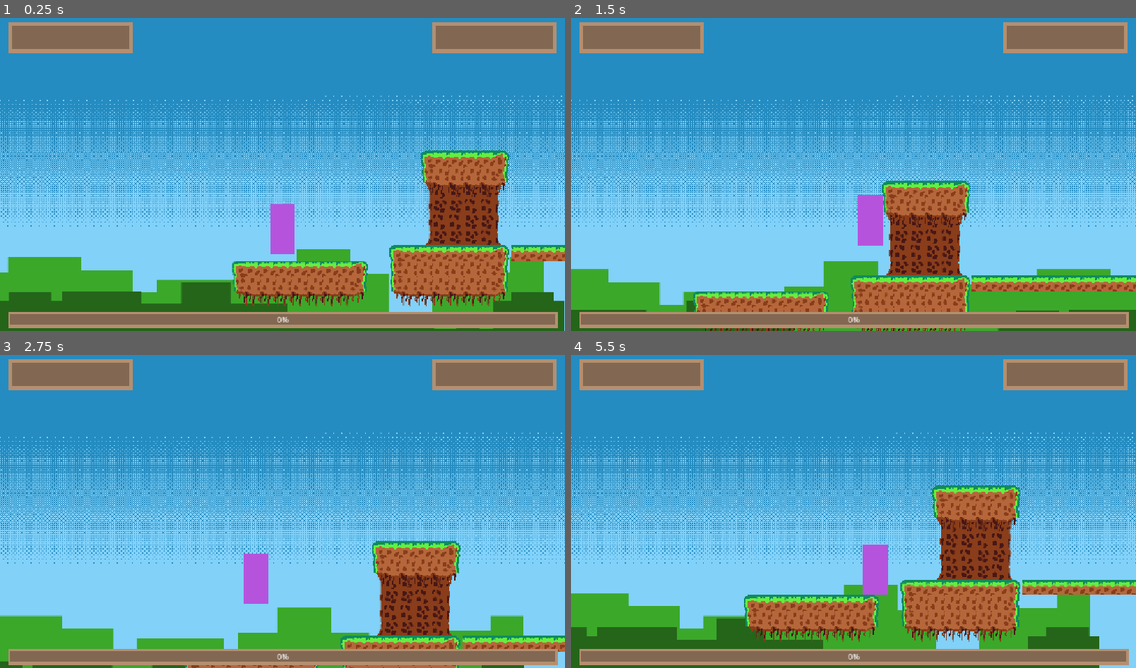
Above: before the commit, frames 1-4 (two rows, left to right).
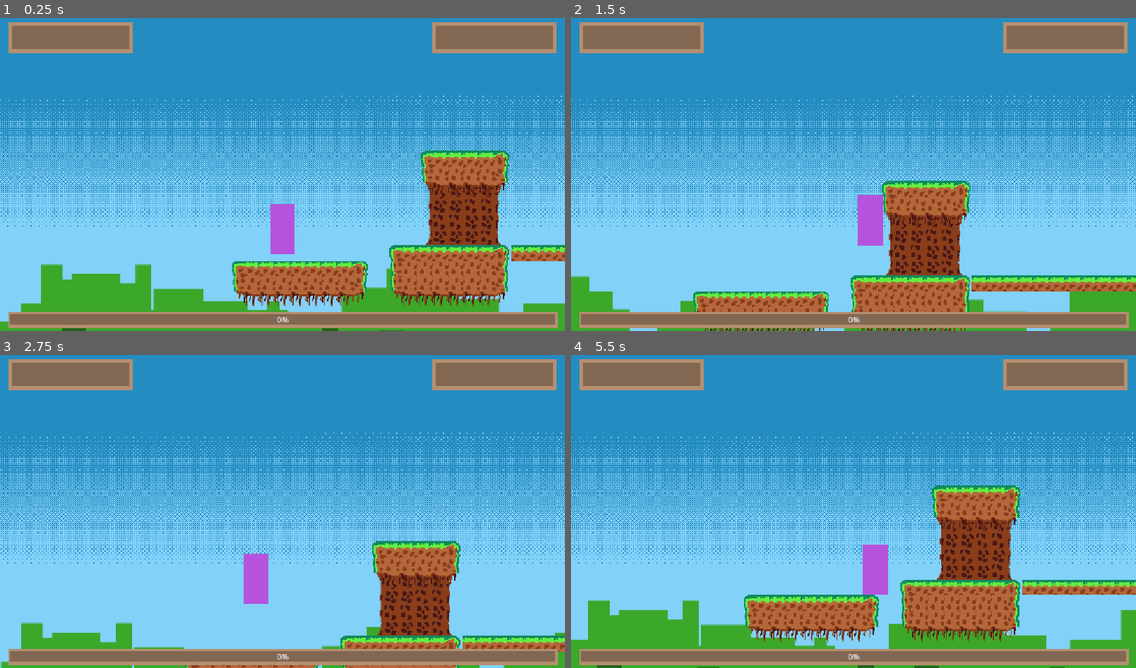
Above: after the commit, the same moments.

Repository: LightningBBB/Ballistic-Bouncer
Game: Godot game, scene res://scenes/level_tut.tscn
Same seed, same stepped clock (60 frames per second), same inputs: the game is played once before the commit and once after it.
Inputs:
- Up to frame 1 (0.25 s): no input
- Up to frame 2 (1.5 s): hold D (move_right) from 0.53 s (still down); tap Space (jump) at 0.77 s
- Up to frame 3 (2.75 s): tap Space (jump) at 1.52 s; release D (move_right) at 2.03 s; hold A (move_left) from 2.03 s (still down)
- Up to frame 4 (5.5 s): release A (move_left) at 2.78 s; hold D (move_right) 2.78-4.28 s; tap Space (jump) at 3.02, 3.77, 4.52 s; hold A (move_left) 4.28-5.03 s; hold D (move_right) from 5.03 s (still down)

The runs differ from the first frame. In frame 1, 8.5% of the frame differs, in the area x 0-100%, y 73-100%; in frame 2, 4.6%; in frame 3, 4.5%; in frame 4, 8.7%.

Commit message:
Fixed paralax background

Diff:
--- a/project.godot
+++ b/project.godot
@@ -12,7 +12,7 @@
 
 config/name="Ballistic Bouncer"
 run/main_scene="res://scenes/level_tut.tscn"
-config/features=PackedStringArray("4.4", "Forward Plus")
+config/features=PackedStringArray("4.5", "Forward Plus")
 config/icon="res://icon.svg"
 
 [display]
--- a/scenes/level_1.tscn
+++ b/scenes/level_1.tscn
@@ -1,8 +1,8 @@
 [gd_scene load_steps=5 format=3 uid="uid://jat3pjejitus"]
 
 [ext_resource type="Texture2D" uid="uid://8nx6d5ijtmb" path="res://assets/background_1.2.png" id="1_f06k4"]
-[ext_resource type="Texture2D" uid="uid://dorl1qhhsudfq" path="res://assets/hills_1.0.png" id="2_i4v1p"]
-[ext_resource type="Texture2D" uid="uid://nbmct0crqra7" path="res://assets/hills_2.0.png" id="3_faekf"]
+[ext_resource type="Texture2D" uid="uid://cjw88tud1bxi6" path="res://assets/pixil-layer-0.png" id="2_5xbjy"]
+[ext_resource type="Texture2D" uid="uid://6kxkkd8awcbp" path="res://assets/pixil-layer-1.png" id="3_4nkto"]
 [ext_resource type="PackedScene" uid="uid://df2ot1eu8ynu8" path="res://scenes/player.tscn" id="4_fqg2l"]
 
 [node name="level_1" type="Node2D"]
@@ -25,7 +25,7 @@
 
 [node name="Sprite2D" type="Sprite2D" parent="CanvasLayer/ParallaxBackground/ParallaxLayer"]
 position = Vector2(512, 451)
-texture = ExtResource("2_i4v1p")
+texture = ExtResource("2_5xbjy")
 
 [node name="ParallaxLayer2" type="ParallaxLayer" parent="CanvasLayer/ParallaxBackground"]
 motion_scale = Vector2(0.3, 0.3)
@@ -33,7 +33,7 @@
 
 [node name="Sprite2D" type="Sprite2D" parent="CanvasLayer/ParallaxBackground/ParallaxLayer2"]
 position = Vector2(512, 451)
-texture = ExtResource("3_faekf")
+texture = ExtResource("3_4nkto")
 
 [node name="Player" parent="." instance=ExtResource("4_fqg2l")]
 position = Vector2(549, 294)
--- a/scenes/level_tut.tscn
+++ b/scenes/level_tut.tscn
@@ -3,8 +3,8 @@
 [ext_resource type="Texture2D" uid="uid://8nx6d5ijtmb" path="res://assets/background_1.2.png" id="1_chtyq"]
 [ext_resource type="PackedScene" uid="uid://df2ot1eu8ynu8" path="res://scenes/player.tscn" id="1_etpoh"]
 [ext_resource type="PackedScene" uid="uid://cxhwnv6k4ak5" path="res://scenes/ui.tscn" id="1_id42f"]
-[ext_resource type="Texture2D" uid="uid://dorl1qhhsudfq" path="res://assets/hills_1.0.png" id="2_fcv5m"]
-[ext_resource type="Texture2D" uid="uid://nbmct0crqra7" path="res://assets/hills_2.0.png" id="3_j6qqf"]
+[ext_resource type="Texture2D" uid="uid://cjw88tud1bxi6" path="res://assets/pixil-layer-0.png" id="1_ip1fd"]
+[ext_resource type="Texture2D" uid="uid://6kxkkd8awcbp" path="res://assets/pixil-layer-1.png" id="2_el1be"]
 [ext_resource type="Texture2D" uid="uid://dopeormfvnb76" path="res://assets/tileset_1.6.png" id="6_ip1fd"]
 
 [sub_resource type="TileSetAtlasSource" id="TileSetAtlasSource_fsviq"]
@@ -968,8 +968,9 @@
 motion_mirroring = Vector2(1024, 0)
 
 [node name="Sprite2D" type="Sprite2D" parent="ParallaxBackground/ParallaxLayer"]
-position = Vector2(0, 300)
-texture = ExtResource("2_fcv5m")
+position = Vector2(0, 439.00003)
+scale = Vector2(1.249, 2.154321)
+texture = ExtResource("1_ip1fd")
 centered = false
 
 [node name="ParallaxLayer2" type="ParallaxLayer" parent="ParallaxBackground"]
@@ -977,8 +978,9 @@
 motion_mirroring = Vector2(1024, 0)
 
 [node name="Sprite2D" type="Sprite2D" parent="ParallaxBackground/ParallaxLayer2"]
-position = Vector2(0, 300)
-texture = ExtResource("3_j6qqf")
+position = Vector2(0, 477.99997)
+scale = Vector2(1, 1.9135801)
+texture = ExtResource("2_el1be")
 centered = false
 
 [node name="CanvasLayer" type="CanvasLayer" parent="."]
Binary file removed: assets/hills_1.0.png
Binary file removed: assets/hills_2.0.png
Binary file added: assets/pixil-layer-0.png
Not shown, changed: assets/pixil-layer-0.png.import
Binary file added: assets/pixil-layer-1.png
Not shown, changed: assets/pixil-layer-1.png.import
